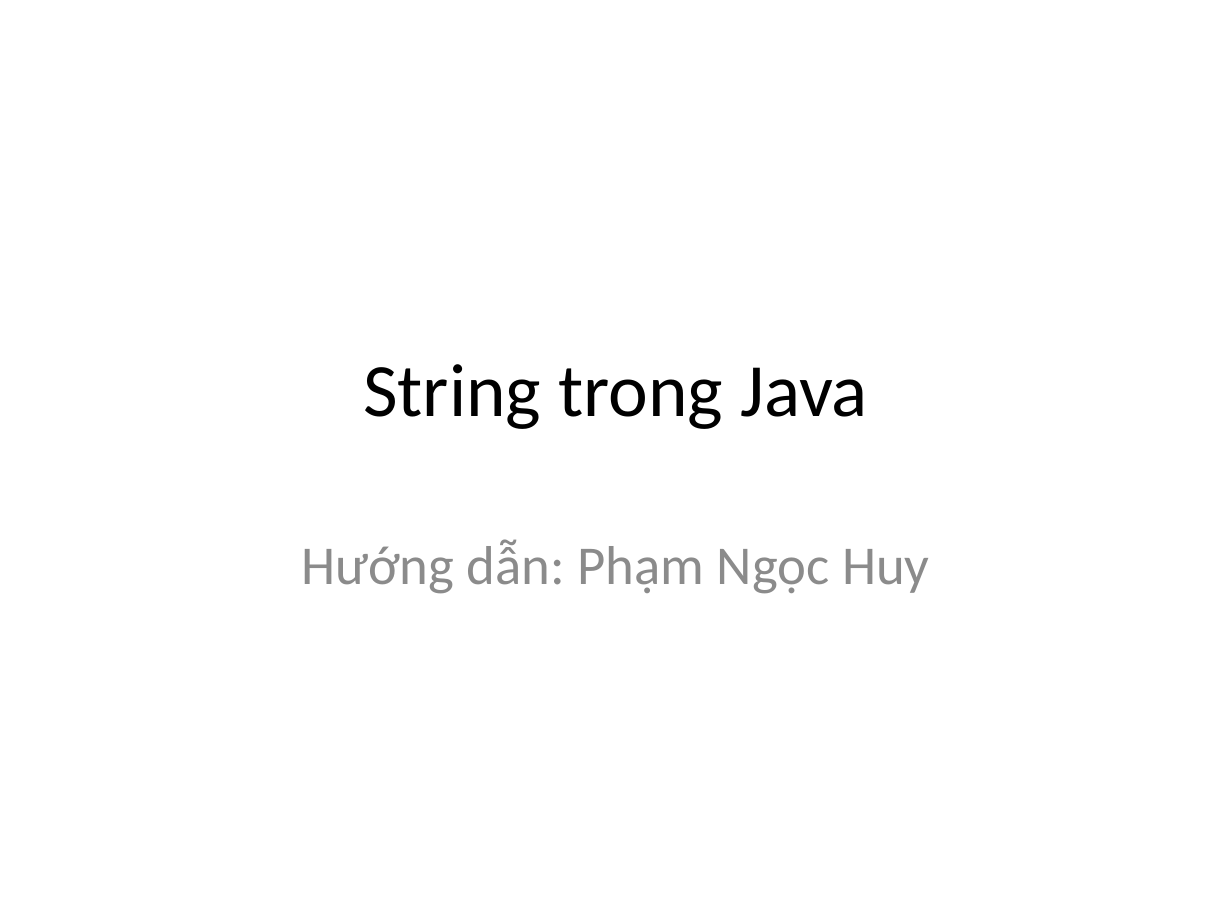
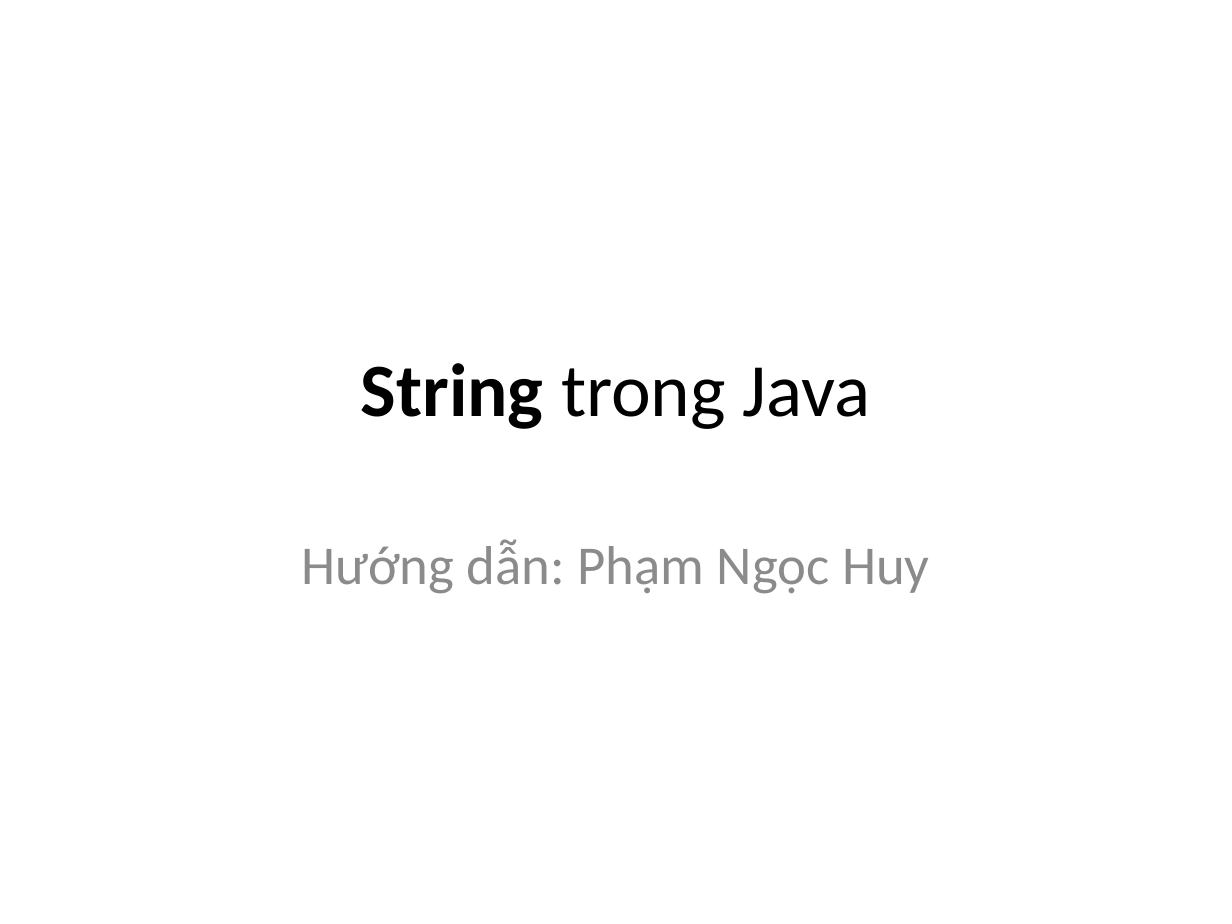
Before and after one commit to phithanh97cs/T3H, a slide deck: slide 1 of 3. Back-end/1. JavaCore/5. String, String Builder, String Buffer.pptx. Drawn at 1232x924 pixels with LibreOffice and Linux fonts; fonts in the diff are those of the drawing. Boxes give left, top, right and bottom in pixels: in the first picture for what was removed or moved away, otherwise in the second. Text is boxed around its words. In the diff, an @@ line names an element or a change of style, - is before the commit and + after.

```diff
--- a/3. Back-end/1. JavaCore/5. String, String Builder, String Buffer.pptx
+++ b/3. Back-end/1. JavaCore/5. String, String Builder, String Buffer.pptx
@@ title "String trong Java" at <box>361,363,871,429</box>: bold on in "String" @@
```
Also in this commit, not shown: 4 other slides changed, 15 slides added.
